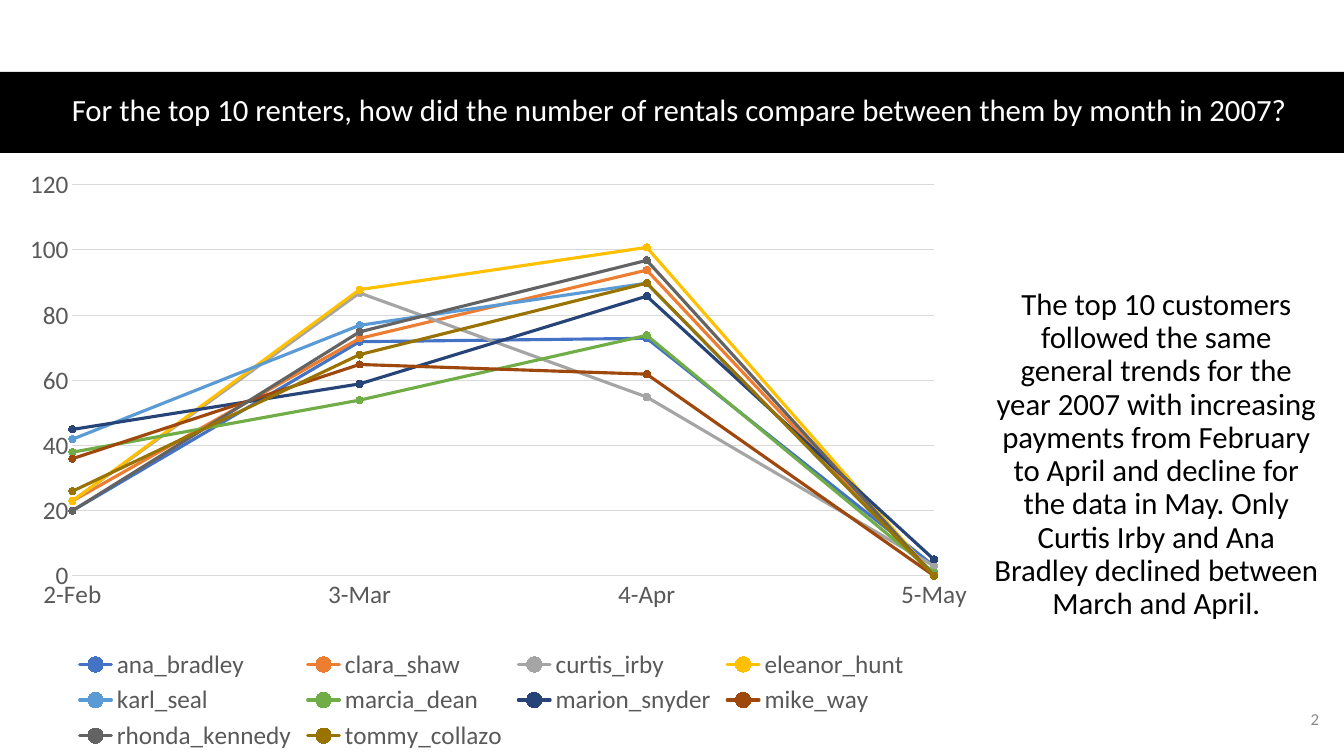
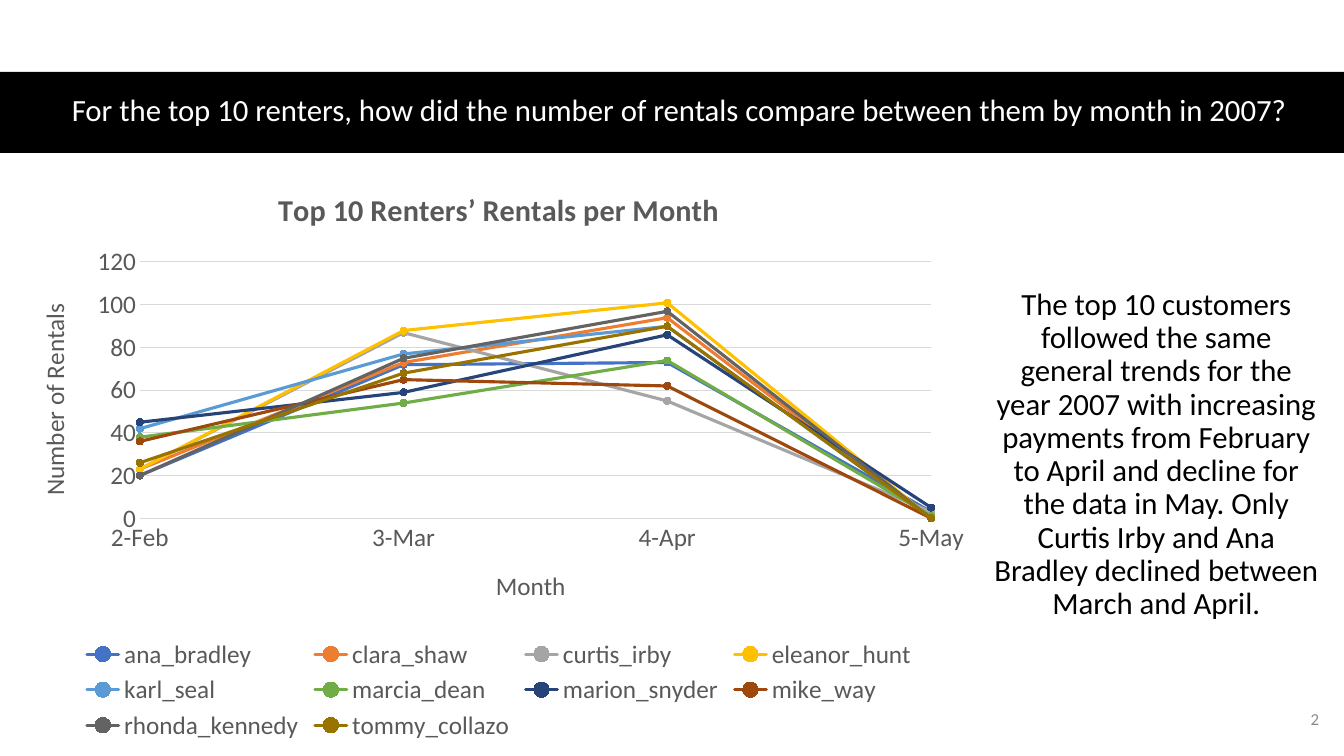
Before and after one commit to burmeisterryan3/Career-Change-Preparation, a slide deck: slide 2 of SQL-Python-Git/SQL/SQL Project/SQL Project.pptx. Drawn at 1344x756 pixels with LibreOffice and Linux fonts; fonts in the diff are those of the drawing. Boxes give left, top, right and bottom in pixels: in the first picture for what was removed or moved away, otherwise in the second. Text is boxed around its words. In the diff, an @@ line names an element or a change of style, - is before the commit and + after.

```diff
--- a/SQL-Python-Git/SQL/SQL Project/SQL Project.pptx
+++ b/SQL-Python-Git/SQL/SQL Project/SQL Project.pptx
@@ line chart at (14,170,983,746) @@
@@ title "Top 10 Renters’ Rentals per Month " added @@
@@ category axis title "" to "Month " @@
@@ value axis title "" to "Number of Rentals " @@
@@ plot area changed @@
@@ line chart: place and size @@
-line chart at (0,162,983,756)
+line chart at (14,170,983,746)
```
Also in this commit, not shown: 3 other slides changed, 10 other files.
